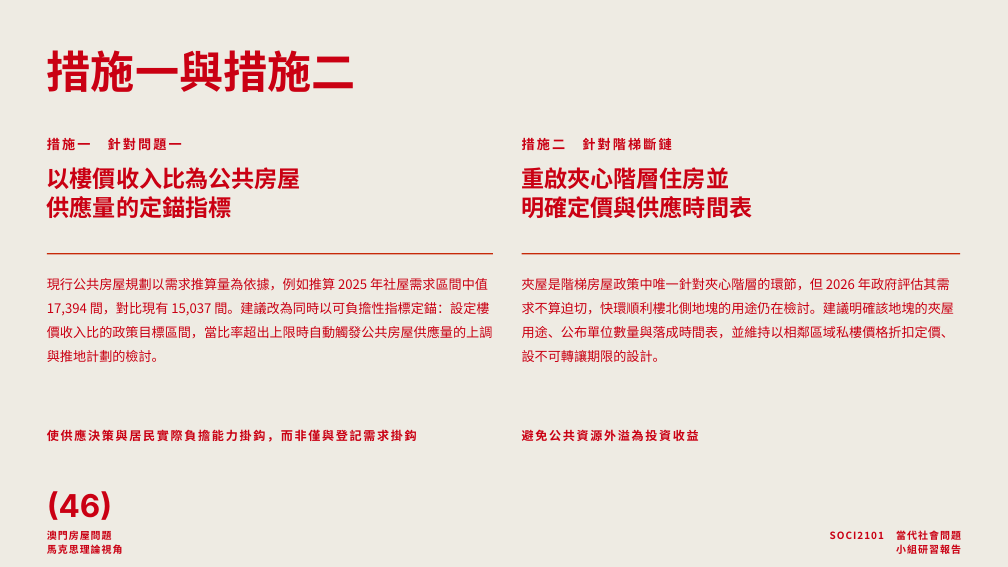
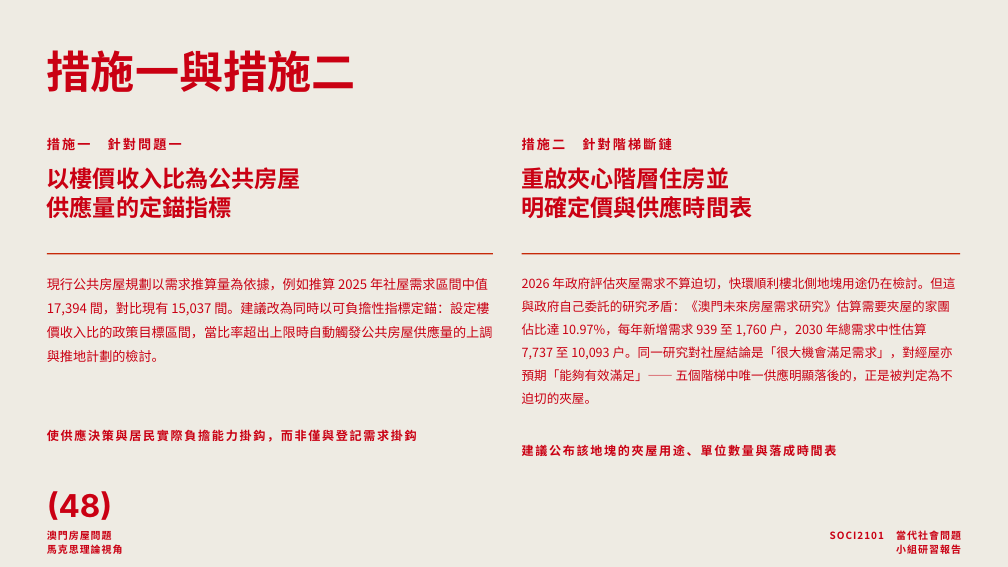
Before and after one commit to lammkiii/-, a slide deck: slide 48 of macau-housing-report/澳門房屋問題-小組研習報告.pptx (slide 46 before the commit). Drawn at 1008x567 pixels with LibreOffice and Linux fonts; fonts in the diff are those of the drawing. Boxes give left, top, right and bottom in pixels: in the first picture for what was removed or moved away, otherwise in the second. Text is boxed around its words. In the diff, an @@ line names an element or a change of style, - is before the commit and + after.

```diff
--- a/macau-housing-report/澳門房屋問題-小組研習報告.pptx
+++ b/macau-housing-report/澳門房屋問題-小組研習報告.pptx
@@ text at bbox=[522, 277, 955, 404]: text changed; size 12.5 to 12 pt @@
-夾屋是階梯房屋政策中唯一針對夾心階層的環節，但 2026 年政府評估其需求不算迫切，快環順利樓北側地塊的用途仍在檢討。建議明確該地塊的夾屋用途、公布單位數量與落成時間表，並維持以相鄰區域私樓價格折扣定價、設不可轉讓期限的設計。
+2026 年政府評估夾屋需求不算迫切，快環順利樓北側地塊用途仍在檢討。但這與政府自己委託的研究矛盾：《澳門未來房屋需求研究》估算需要夾屋的家團佔比達 10.97%，每年新增需求 939 至 1,760 戶，2030 年總需求中性估算 7,737 至 10,093 戶。同一研究對社屋結論是「很大機會滿足需求」，對經屋亦預期「能夠有效滿足」—— 五個階梯中唯一供應明顯落後的，正是被判定為不迫切的夾屋。
@@ text at bbox=[522, 443, 836, 459]: text changed @@
-避免公共資源外溢為投資收益
+建議公布該地塊的夾屋用途、單位數量與落成時間表
@@ text at bbox=[47, 491, 112, 520]: text changed @@
-(46)
+(48)
```
Also in this commit, not shown: 40 other slides changed, 2 slides added, 8 other files.
